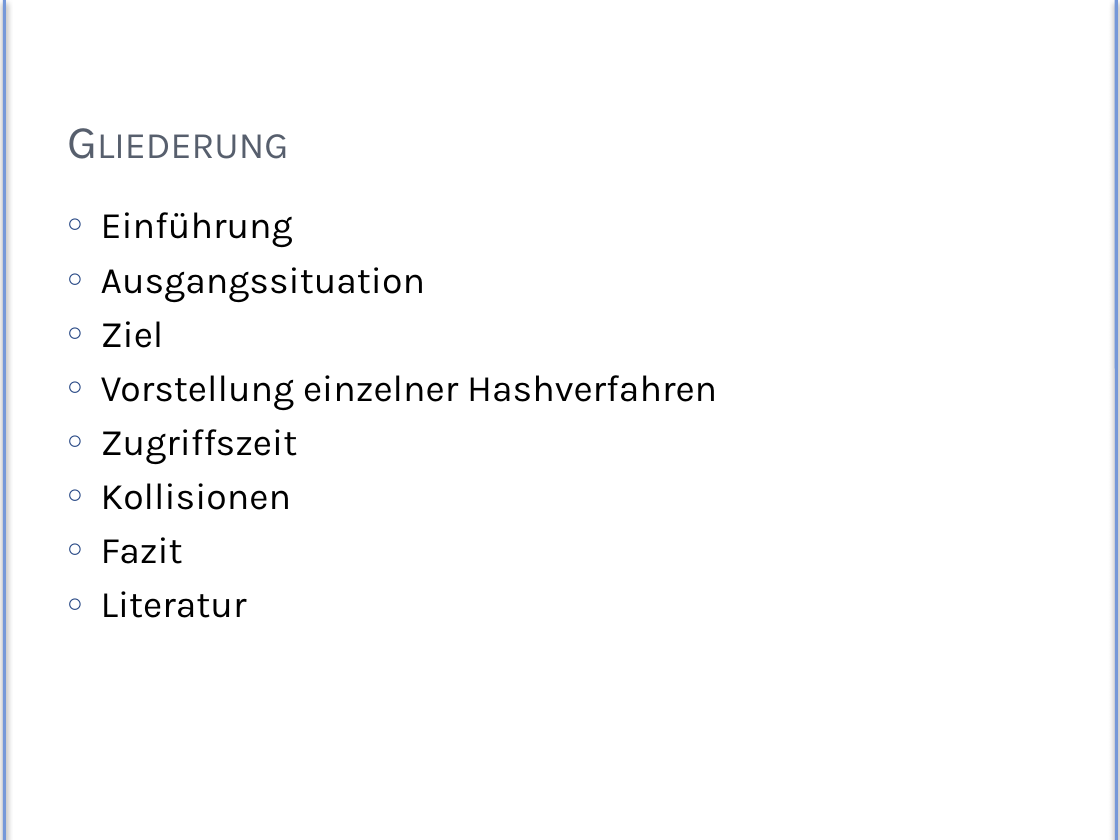
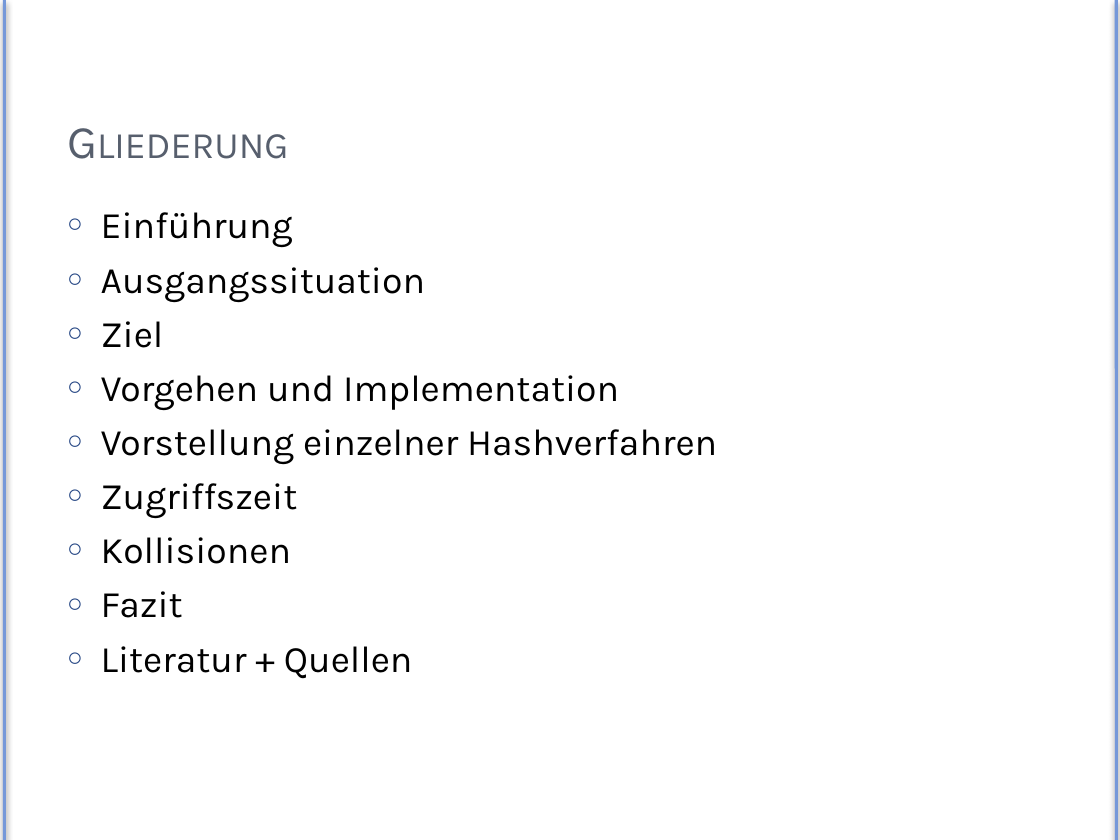
Before and after one commit to Exa-THM/HashTesting, a slide deck: slide 3 of Presentation/exa-hashes.pptx. Drawn at 1120x840 pixels with LibreOffice and Linux fonts; fonts in the diff are those of the drawing. Boxes give left, top, right and bottom in pixels: in the first picture for what was removed or moved away, otherwise in the second. Text is boxed around its words. In the diff, an @@ line names an element or a change of style, - is before the commit and + after.

```diff
--- a/Presentation/exa-hashes.pptx
+++ b/Presentation/exa-hashes.pptx
@@ text at box(101, 375, 619, 411): paragraph added @@
+○ Vorgehen und Implementation
@@ text at box(101, 646, 413, 679): text changed @@
-○ Literatur
+○ Literatur + Quellen
```
Also in this commit, not shown: 14 other slides changed, 11 slides added, 2 slides removed, 4 other files.
